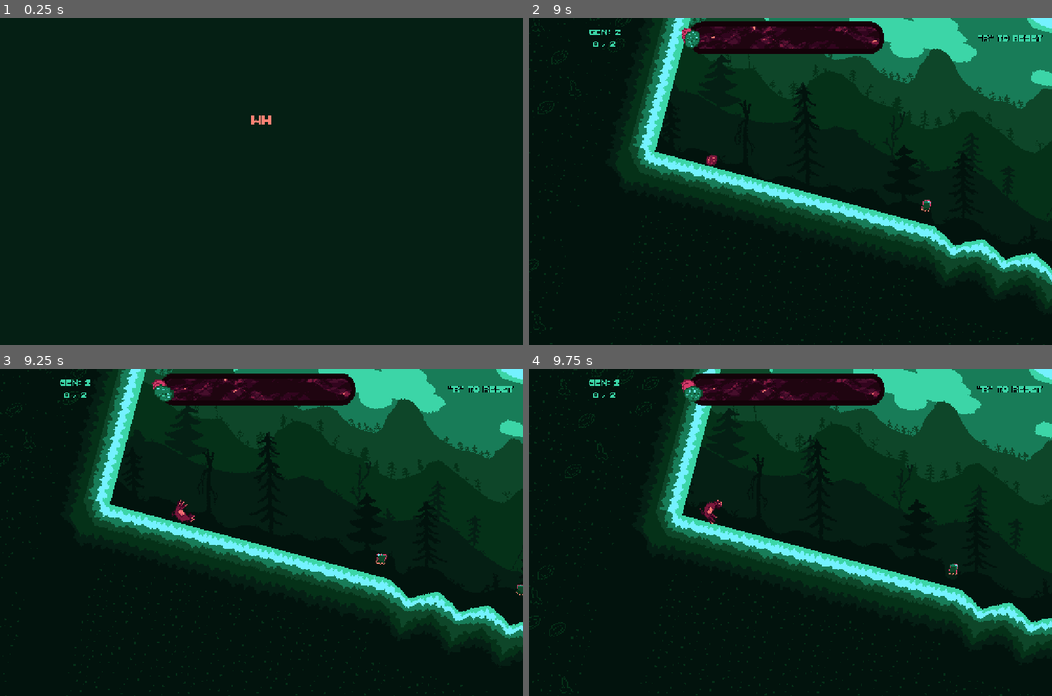
Above: before the commit, frames 1-4 (two rows, left to right).
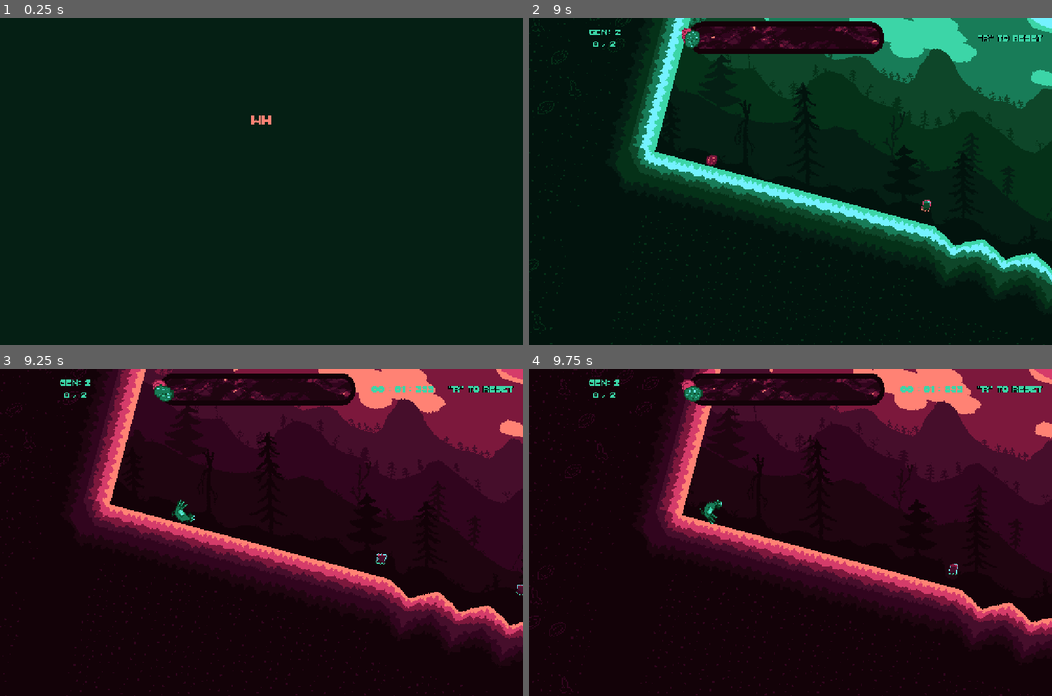
Above: after the commit, the same moments.

Repository: SinusMs/minijam-187
Game: Godot game, scene res://globals/scene_manager.tscn
The game is run twice, just before and just after one commit, with the same random seed, the same clock (stepped at 60 frames per second) and the same inputs.
Inputs (mouse positions are in pixels of both pictures, inside the frame that each line leads up to):
- Up to frame 1 (0.25 s): no input
- Up to frame 2 (9 s): tap Enter (evolve) at 0.5, 0.6, 1.35, 2.3, 3.05, 3.6, 4.35, 5.3, 6.05, 6.6, 7.35, 8.3 s; move the mouse to (764, 246) at 0.52 s; hold D (right) 0.53-2.03 s; click (764, 246) at 0.67 s; tap Space (jump) at 0.77, 1.52, 3.02, 3.77, 4.52, 6.02, 6.77, 7.52 s; move the mouse to (947, 230) at 1.27 s; tap R (reset) at 2 s; move the mouse to (633, 132) at 2.02 s; hold A (left) 2.03-4.28 s; tap F (fight) at 2.1, 5.1, 8.1 s; move the mouse to (816, 181) at 2.77 s; tap P (shake) at 2.85, 5.85, 8.85 s; click (816, 181) at 2.92 s; move the mouse to (712, 99) at 3.52 s; move the mouse to (905, 165) at 4.27 s; hold D (right) 4.28-8.03 s; move the mouse to (685, 197) at 5.02 s; click (685, 197) at 5.17 s; move the mouse to (842, 109) at 5.77 s; move the mouse to (764, 246) at 6.52 s; move the mouse to (947, 230) at 7.27 s; click (947, 230) at 7.42 s; move the mouse to (633, 132) at 8.02 s; hold A (left) from 8.03 s (still down); move the mouse to (816, 181) at 8.77 s
- Up to frame 3 (9.25 s): keep holding A (left); tap Space (jump) at 9.02 s; tap Enter (evolve) at 9.05 s
- Up to frame 4 (9.75 s): move the mouse to (712, 450) at 9.52 s; release A (left) at 9.53 s; hold D (right) from 9.53 s (still down); tap Enter (evolve) at 9.6 s; click (712, 450) at 9.67 s

Frames 1-2 are identical in both runs. In frame 3, 50% of the frame differs, in the area x 0-100%, y 0-100%; in frame 4, 47%.

Commit message:
added shader switch on evolve

Diff:
--- a/entities/character/egg.gd
+++ b/entities/character/egg.gd
@@ -42,6 +42,7 @@
 func update(delta: float) -> void:
 	speed += delta * 50.0
 	if Input.is_action_just_pressed("evolve"):
+		SignalBus.SwapShaderEffect.emit()
 		transitioned.emit(self, "chimken")
 
 	time += delta
